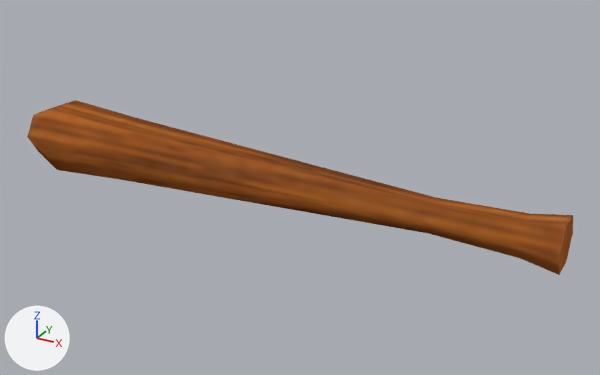
The Blender file models/items/weapons/club/club.blend: old version first, new version second.
Rendered twice from a 50 mm lens placed at (0.617, -1.01, 0.556), pointed at (0.049, 0.022, 0.041). The lights are fixed; the arrows at lower left show +X, +Y and +Z. The picture after the commit comes second.

Names of what the first picture shows: 'Club'.
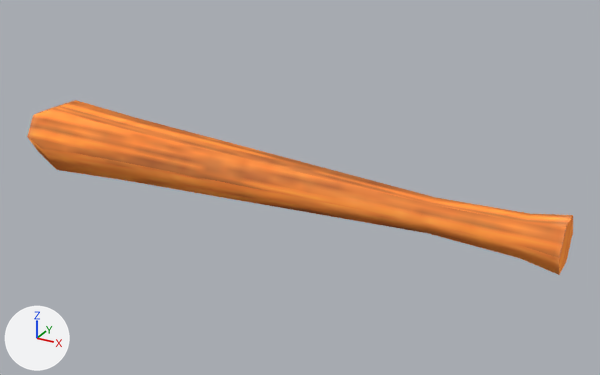
Location of each change, [x1, y1, x2, y2] in pixels of the pictures (600 x 375 px):
'Club', recoloured (brown to orange)
    both: [27, 100, 573, 275]

The change, as a list of edits to the scene's bpy script:
```text
Change mat_material_001:
    where n2 = _N.new('ShaderNodeTexImage'); n2.name = 'Image Texture'
    where n0 = _N.new('ShaderNodeBsdfPrincipled'); n0.name = 'Principled BSDF'
    remove _L.new(n2.outputs[0], n0.inputs[0])  # 'Color' to 'Base Color'
    add n4 = _N.new('ShaderNodeMixRGB'); n4.name = 'InventoryVisibility'
    add n4.blend_type = 'MULTIPLY'
    add n4.inputs[0].default_value = 1.0  # 'Factor'
    add n4.inputs[2].default_value = (3.0, 3.0, 3.0, 1.0)  # 'Color2', white #ffffff
    add _L.new(n2.outputs[0], n4.inputs[1])  # 'Color' to 'Color1'
    add _L.new(n4.outputs[0], n0.inputs[0])  # 'Color' to 'Base Color'
```
